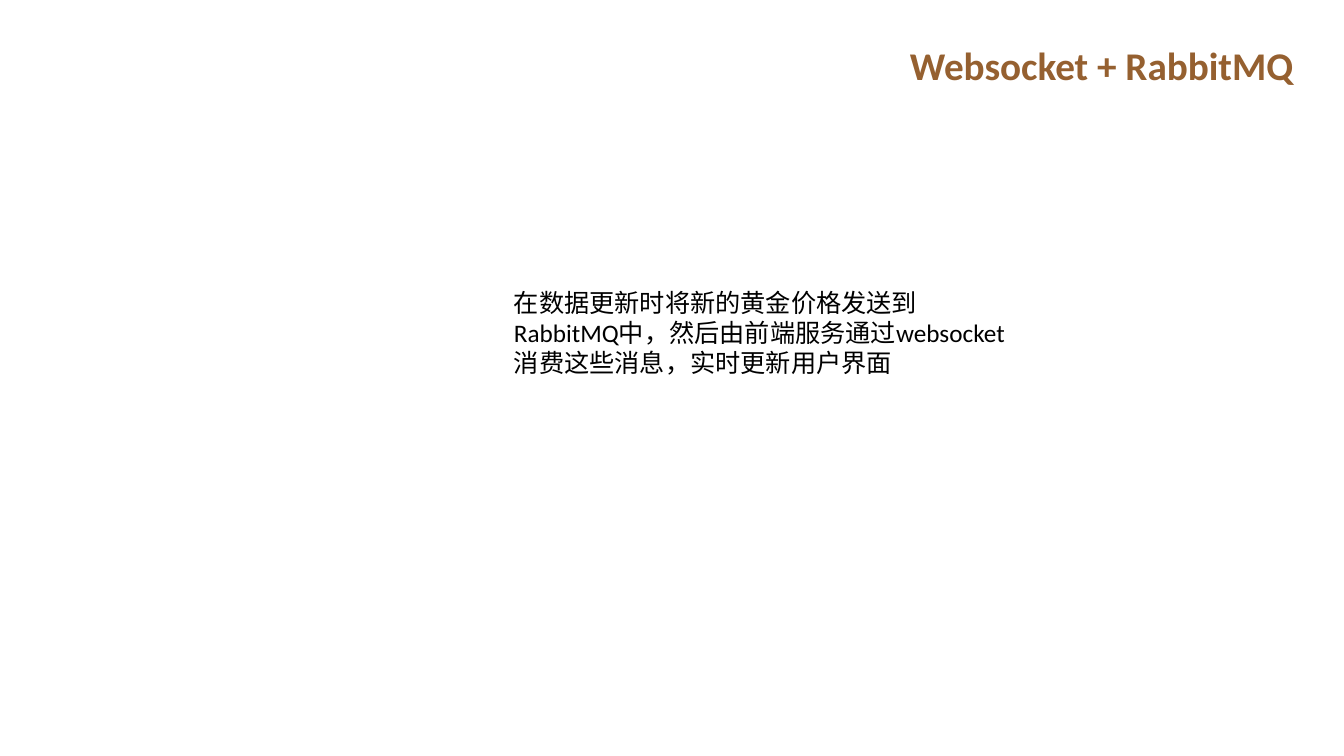
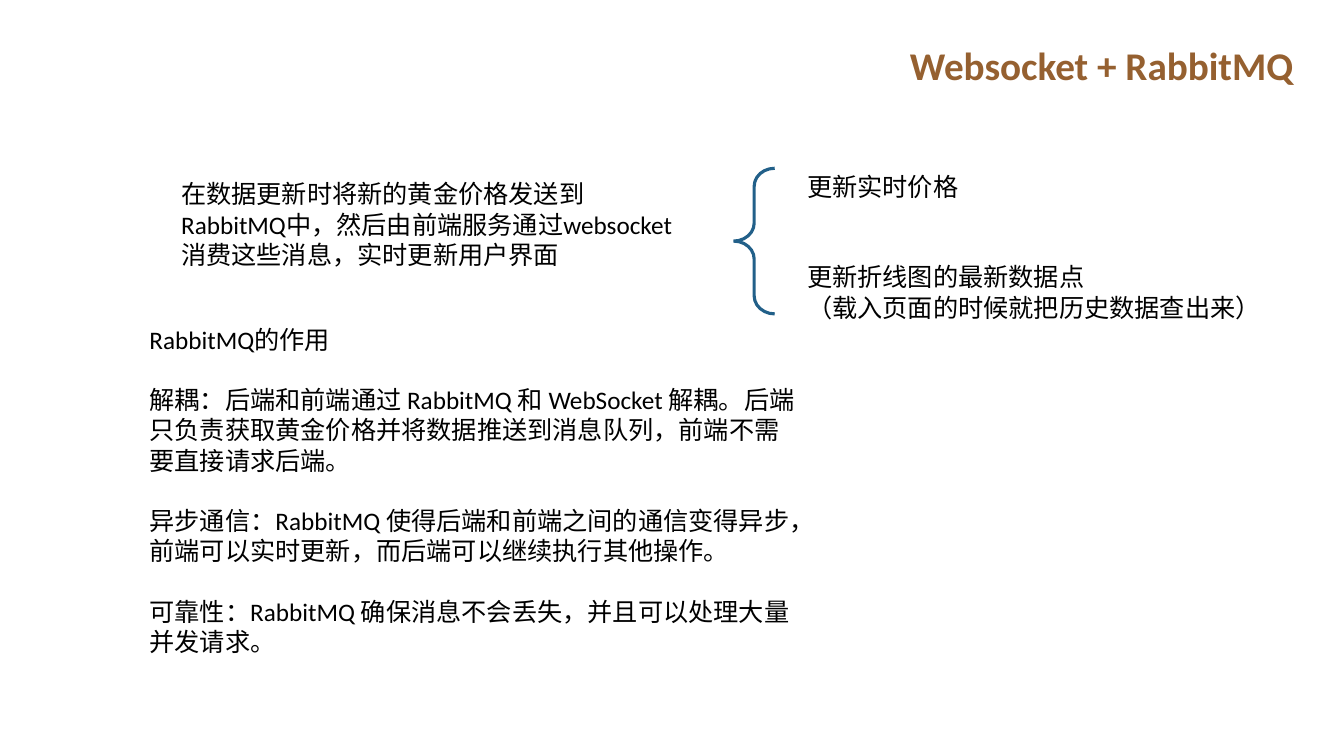
Before and after one commit to 7000qwq/gold, a slide deck: slide 37 of design.pptx (slide 36 before the commit). Drawn at 1344x756 pixels with LibreOffice and Linux fonts; fonts in the diff are those of the drawing. Boxes give left, top, right and bottom in pixels: in the first picture for what was removed or moved away, otherwise in the second. Text is boxed around its words. In the diff, an @@ line names an element or a change of style, - is before the commit and + after.

```diff
--- a/design.pptx
+++ b/design.pptx
@@ text "在数据更新时将新的黄金价格发送到RabbitMQ中，然后由前端服务通过websocket消费这些消息，实时更新用户界面": place and size @@
-text "在数据更新时将新的黄金价格发送到RabbitMQ中，然后由前端服务通过websocket消费这些消息，实时更新用户界面" at bbox=[514, 290, 1005, 375]
+text "在数据更新时将新的黄金价格发送到RabbitMQ中，然后由前端服务通过websocket消费这些消息，实时更新用户界面" at bbox=[181, 181, 672, 267]
@@ left brace added at bbox=[734, 168, 775, 314], outline #226089 2.25 pt @@
@@ text added at bbox=[807, 174, 1261, 320], 18 pt, text #000000 @@
+更新实时价格
+更新折线图的最新数据点
+（载入页面的时候就把历史数据查出来）
@@ text added at bbox=[149, 328, 814, 653], 18 pt, text #000000 @@
+RabbitMQ的作用
+解耦：后端和前端通过 RabbitMQ 和 WebSocket 解耦。后端只负责获取黄金价格并将数据推送到消息队列，前端不需要直接请求后端。
+异步通信：RabbitMQ 使得后端和前端之间的通信变得异步，前端可以实时更新，而后端可以继续执行其他操作。
+可靠性：RabbitMQ 确保消息不会丢失，并且可以处理大量并发请求。
```
Also in this commit, not shown: 6 other slides changed, 7 slides added, 1 slide removed, 32 other files.
